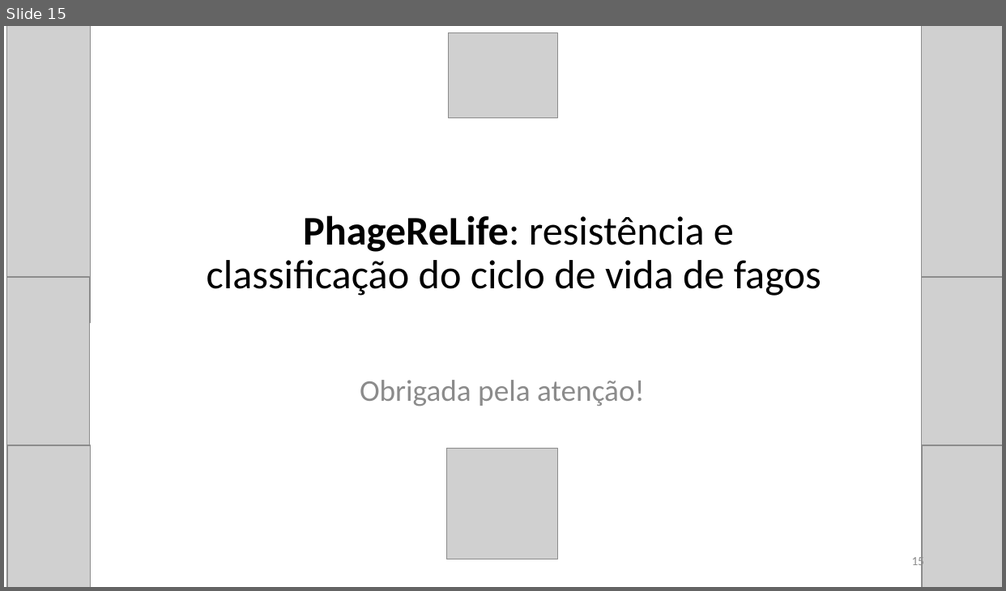
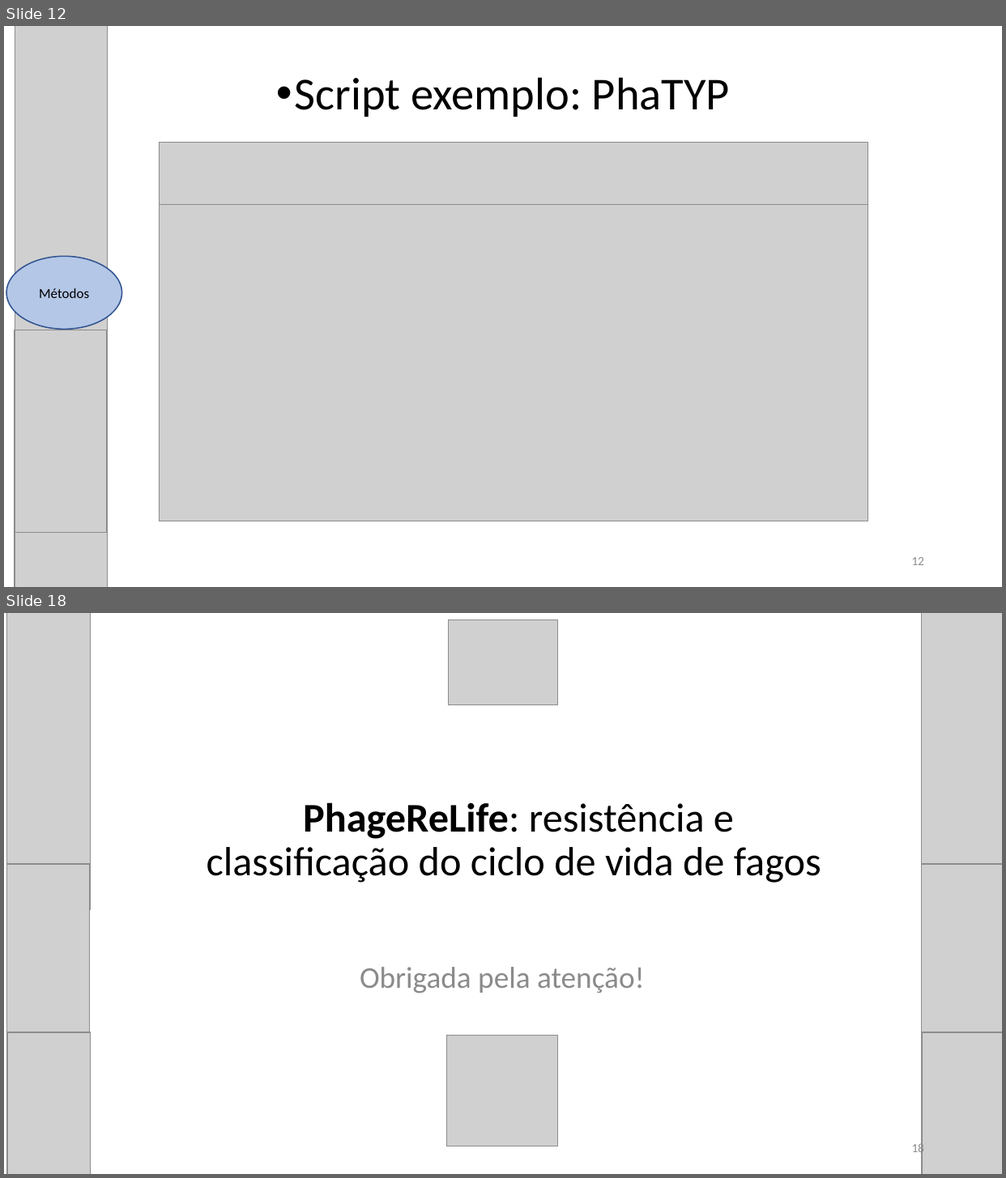
Before and after one commit to karynalysenko/Project_final, a slide deck: apresentacao.pptx. Shown one above the other, each under a label of ours: slide 15 before the commit, slides 12 and 18 after it; the slides between them are not shown. The pictures are 1006x591 and 1006x1178 pixels, drawn with LibreOffice and Linux fonts; fonts in the diff are those of the drawing; grey boxes stand for pictures. Boxes give left, top, right and bottom in pixels: in the first picture for what was removed or moved away, otherwise in the second. Text is boxed around its words. In the diff, an @@ line names an element or a change of style, - is before the commit and + after.

```diff
--- a/apresentacao.pptx
+++ b/apresentacao.pptx
@@ slide 12 added at <box>4,26,1002,587</box>, background #FFFFFF @@
@@ picture added at <box>15,26,107,386</box> @@
@@ title added at <box>295,77,730,117</box>, 36.4 pt, text #000000 @@
+Script exemplo: PhaTYP
@@ picture added at <box>159,142,868,204</box> @@
@@ picture added at <box>159,204,868,522</box> @@
@@ ellipse added at <box>6,256,121,330</box>, fill #B4C7E7, outline #325491 1 pt, 11 pt, text #000000 @@
+Métodos
@@ picture added at <box>15,331,107,587</box> @@
@@ picture added at <box>15,533,107,587</box> @@
@@ page number added at <box>912,557,924,565</box>, 9.9 pt, text #8C8C8C @@
+12
@@ what was slide 15 is now slide 18 @@
@@ page number at <box>912,1142,924,1157</box>: text changed @@
-15
+18
```
Also in this commit, not shown: 12 slides changed, 2 other slides added, 1 other file.
